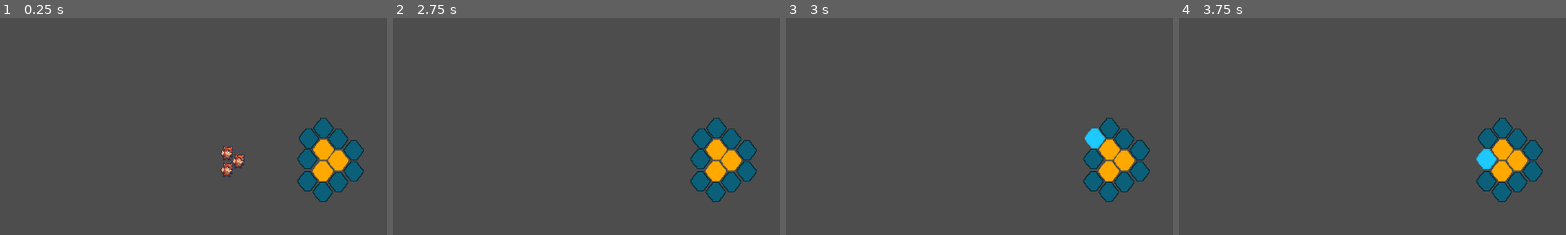
Above: before the commit, frames 1-4 (left to right).
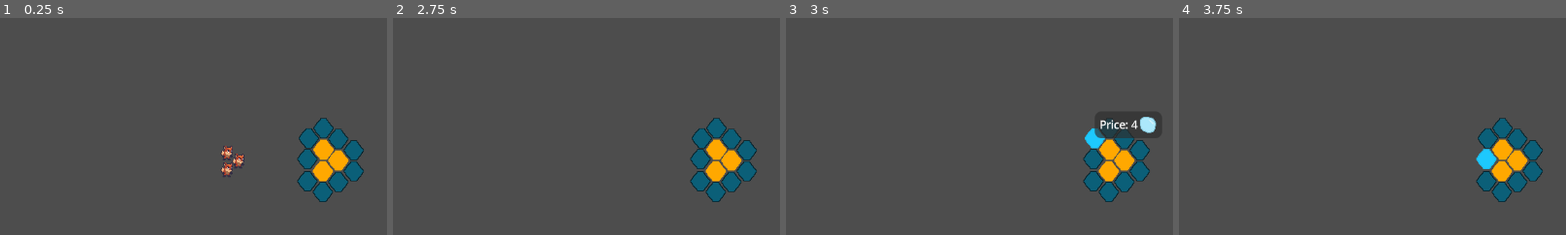
Above: after the commit, the same moments.

Repository: SBSoftwareDev/brainless
Game: Godot game, scene res://src/scenes/game.tscn
Same seed, same stepped clock (60 frames per second), same inputs: the game is played once before the commit and once after it.
Inputs (mouse positions are % of the whole screen's width and height, from its top left):
- Up to frame 1 (0.25 s): no input
- Up to frame 2 (2.75 s): click "Price: 5" at 0.5 s; click "Price: 5" at 1.25 s; click "Price: 5" at 2 s
- Up to frame 3 (3 s): tap Enter at 2.75 s; move the mouse to (40, 46) at 2.77 s
- Up to frame 4 (3.75 s): tap Space at 3.5 s; move the mouse to (40, 51) at 3.52 s
The pictures show only the part of the screen within x 0-50%, y 18-68%; the shares and areas given below are measured in that part.

Frames 1-2 are identical in both runs. In frame 3, 0.9% of the frame differs, in the area x 79-96%, y 45-56%; in frame 4, nothing differs.

Commit message:
Added price panel on cell hover

Diff:
--- a/src/scenes/control.tscn
+++ b/src/scenes/control.tscn
@@ -1,7 +1,8 @@
-[gd_scene load_steps=4 format=3 uid="uid://ca5du5sbdgw2t"]
+[gd_scene load_steps=5 format=3 uid="uid://ca5du5sbdgw2t"]
 
 [ext_resource type="Script" uid="uid://2fy1ymhb4egt" path="res://src/scripts/control.gd" id="1_gp5ph"]
 [ext_resource type="Texture2D" uid="uid://dh722kf4b7uh3" path="res://assets/img/ui/nectar.png" id="2_k1qm1"]
+[ext_resource type="PackedScene" uid="uid://cwnf6ld0o4bvt" path="res://src/scenes/price_panel.tscn" id="3_n54qu"]
 
 [sub_resource type="StyleBoxFlat" id="StyleBoxFlat_k1qm1"]
 bg_color = Color(0.9019608, 0.7019608, 0.50980395, 0.5254902)
@@ -156,3 +157,6 @@
 [node name="MarginContainer2" type="MarginContainer" parent="ColorRect/VBoxContainer"]
 layout_mode = 2
 size_flags_vertical = 3
+
+[node name="PricePanel" parent="." instance=ExtResource("3_n54qu")]
+layout_mode = 1
--- a/src/scenes/game.tscn
+++ b/src/scenes/game.tscn
@@ -18,6 +18,8 @@
 
 [node name="World" type="Node2D" parent="."]
 process_mode = 1
+light_mask = 4
+visibility_layer = 4
 
 [node name="Level" type="Node2D" parent="World"]
 
--- /dev/null
+++ b/src/scenes/price_panel.gd
@@ -0,0 +1,7 @@
+extends Control
+
+@onready var economy: Node = $"../../../Systems/Economy"
+@onready var rich_text_label: RichTextLabel = $Panel/RichTextLabel
+
+func _process(_delta: float) -> void:
+	rich_text_label.text = str("Price: ", economy.getCellPrice(), " [img]res://assets/img/ui/nectar.png[/img]")
--- /dev/null
+++ b/src/scenes/price_panel.tscn
@@ -0,0 +1,41 @@
+[gd_scene load_steps=3 format=3 uid="uid://cwnf6ld0o4bvt"]
+
+[ext_resource type="Script" uid="uid://bq44kgf2xa1jg" path="res://src/scenes/price_panel.gd" id="1_6tv45"]
+
+[sub_resource type="StyleBoxFlat" id="StyleBoxFlat_214sn"]
+bg_color = Color(0.18000486, 0.1800049, 0.1800048, 0.6745098)
+corner_radius_top_left = 10
+corner_radius_top_right = 10
+corner_radius_bottom_right = 10
+corner_radius_bottom_left = 10
+
+[node name="PricePanel" type="Control"]
+layout_mode = 3
+anchors_preset = 0
+script = ExtResource("1_6tv45")
+
+[node name="Panel" type="Panel" parent="."]
+custom_minimum_size = Vector2(100, 0)
+layout_mode = 1
+anchors_preset = 8
+anchor_left = 0.5
+anchor_top = 0.5
+anchor_right = 0.5
+anchor_bottom = 0.5
+offset_top = -40.0
+offset_right = 100.0
+grow_horizontal = 2
+grow_vertical = 2
+theme_override_styles/panel = SubResource("StyleBoxFlat_214sn")
+
+[node name="RichTextLabel" type="RichTextLabel" parent="Panel"]
+layout_mode = 1
+anchors_preset = 15
+anchor_right = 1.0
+anchor_bottom = 1.0
+grow_horizontal = 2
+grow_vertical = 2
+bbcode_enabled = true
+text = "Price: x [img]res://assets/img/ui/nectar.png[/img]"
+horizontal_alignment = 1
+vertical_alignment = 1
--- a/src/scripts/control.gd
+++ b/src/scripts/control.gd
@@ -3,12 +3,22 @@
 @onready var economy: Node = %Economy
 @onready var nectar_amount_label: RichTextLabel = %NectarAmountLabel
 @onready var bee_amount_label: RichTextLabel = %BeeAmountLabel
+@onready var price_panel: Control = $PricePanel
 
 func _ready() -> void:
 	nectar_amount_label.text = str("[img]res://assets/img/ui/nectar.png[/img] 0")
 	bee_amount_label.text = str("[img]res://src/scenes/worker_bee.tscn::AtlasTexture_xt75n[/img] 0")
 
+
+
 # Called every frame. 'delta' is the elapsed time since the previous frame.
 func _process(_delta: float) -> void:
 	nectar_amount_label.text = str("[img]res://assets/img/ui/nectar.png[/img] ", economy.getNectarAmount() )
 	bee_amount_label.text = str("[img]res://src/scenes/worker_bee.tscn::AtlasTexture_xt75n[/img] ", economy.getBeeAmount())
+
+	updatePricePanel()
+
+func updatePricePanel() -> void:
+	var mousePos :Vector2 = get_viewport().get_mouse_position()
+	if mousePos:
+		price_panel.position = mousePos
--- a/src/scripts/economy.gd
+++ b/src/scripts/economy.gd
@@ -2,6 +2,10 @@
 
 var nectar :int = 0
 var bees :int = 0
+
+var cell_price = 4
+var price_multiplier :float = 1.75
+var cells_purchased :int = 0
 
 @onready var entities: Node2D = $"../../World/Entities"
 
@@ -17,3 +21,6 @@
 
 func getBeeAmount() -> int:
 	return bees
+
+func getCellPrice() -> int:
+	return ceil(cell_price + (cells_purchased * price_multiplier))
--- a/src/scripts/empty_cell.gd
+++ b/src/scripts/empty_cell.gd
@@ -1,9 +1,15 @@
 extends Sprite2D
 
 @onready var empty_cell: Sprite2D = $"."
+@onready var price_panel :Control = $"../../../UILayer/UIRoot/PricePanel"
+
+func _ready() -> void:
+	price_panel.visible = false
 
 func _on_area_2d_mouse_entered() -> void:
 	empty_cell.texture = load("res://assets/img/cell/cell_sprite_locked_highlighted.png")
+	price_panel.visible = true
 
 func _on_area_2d_mouse_exited() -> void:
 	empty_cell.texture = load("res://assets/img/cell/cell_sprite_locked.png")
+	price_panel.visible = false
Not shown, added: src/scenes/price_panel.gd.uid
